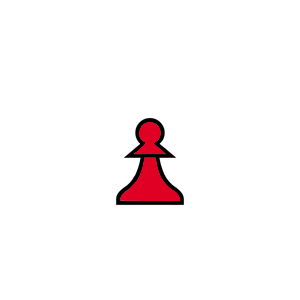
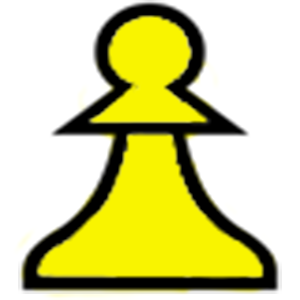
Layers edited between the first and the second 300 x 300 image:
painted on "Capa 0" over [18, 0, 282, 294]
hid "Rojo", painted on it over [22, 6, 273, 294]
showed "Yellow", painted on it over [14, 6, 279, 300]
